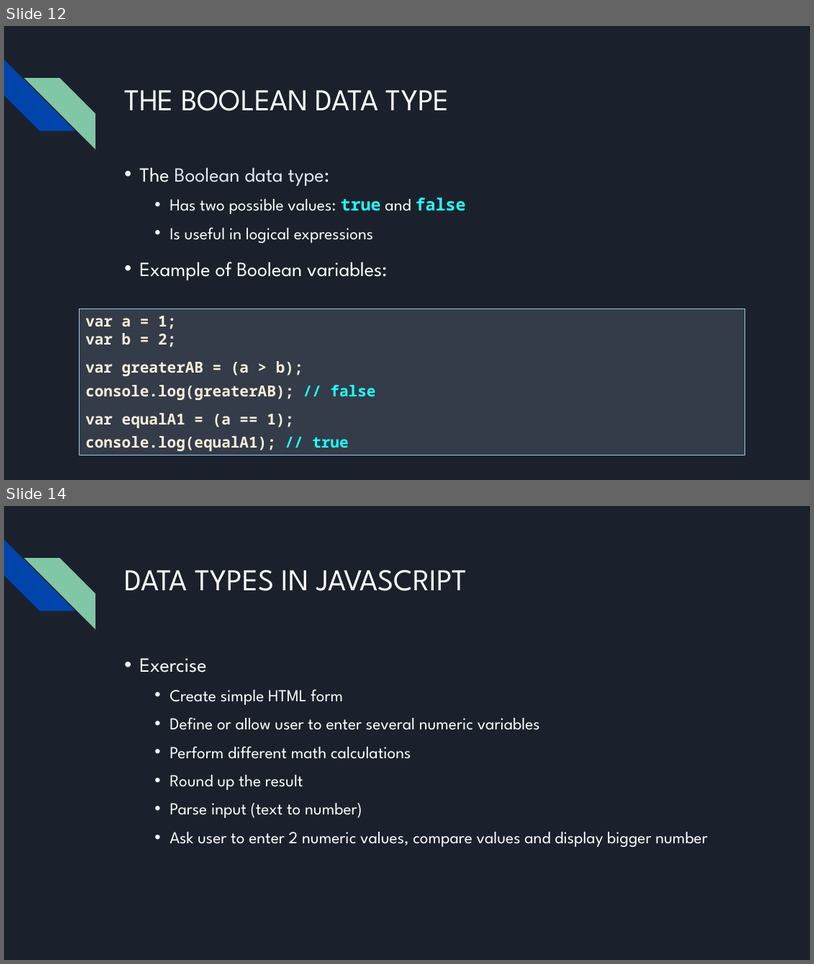
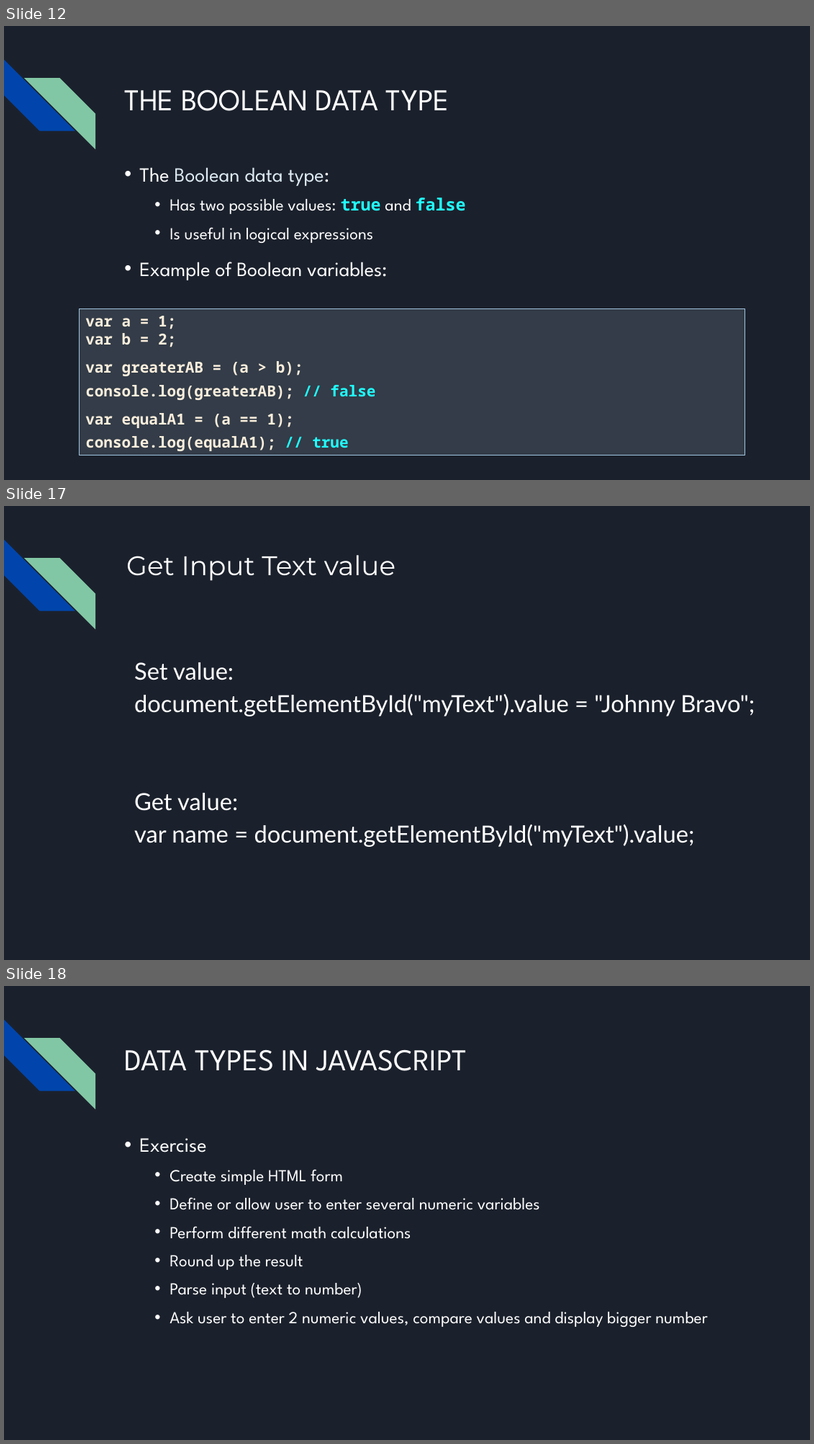
Before and after one commit to bulhard/Javascript-Programming-2022, a slide deck: Presentations/04 JavaScript syntax - Presentation.pptx. Shown one above the other, each under a label of ours: slides 12 and 14 before the commit, slides 12, 17 and 18 after it; the slides between them are not shown. The pictures are 814x964 and 814x1444 pixels, drawn with LibreOffice and Linux fonts; fonts in the diff are those of the drawing. Boxes give left, top, right and bottom in pixels: in the first picture for what was removed or moved away, otherwise in the second. Text is boxed around its words. In the diff, an @@ line names an element or a change of style, - is before the commit and + after.

Commit message:
Added some slides for selecting elements

```diff
--- a/Presentations/04 JavaScript syntax - Presentation.pptx
+++ b/Presentations/04 JavaScript syntax - Presentation.pptx
@@ slide 17 added at <box>4,506,810,960</box>, background #1B212C; not listed: 2 template elements that a slide beside it also shows @@
@@ title added at <box>126,555,396,581</box>, 32 pt, text #FFFFFF @@
+Get Input Text value
@@ text added at <box>134,662,755,847</box>, 28 pt, text #FFFFFF @@
+Set value:
+document.getElementById("myText").value = "Johnny Bravo";
+Get value:
+var name = document.getElementById("myText").value;
@@ what was slide 14 is now slide 18 @@
```
Also in this commit, not shown: 9 slides changed, 3 other slides added.
